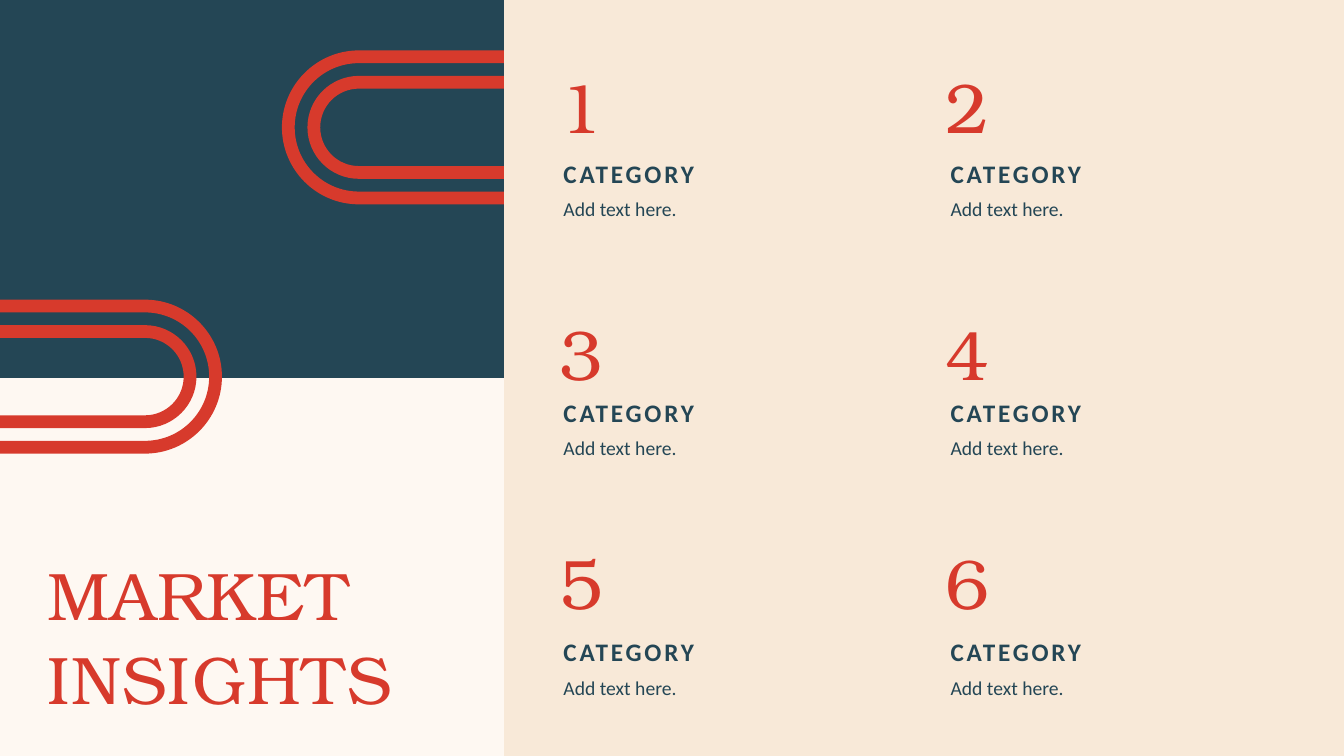
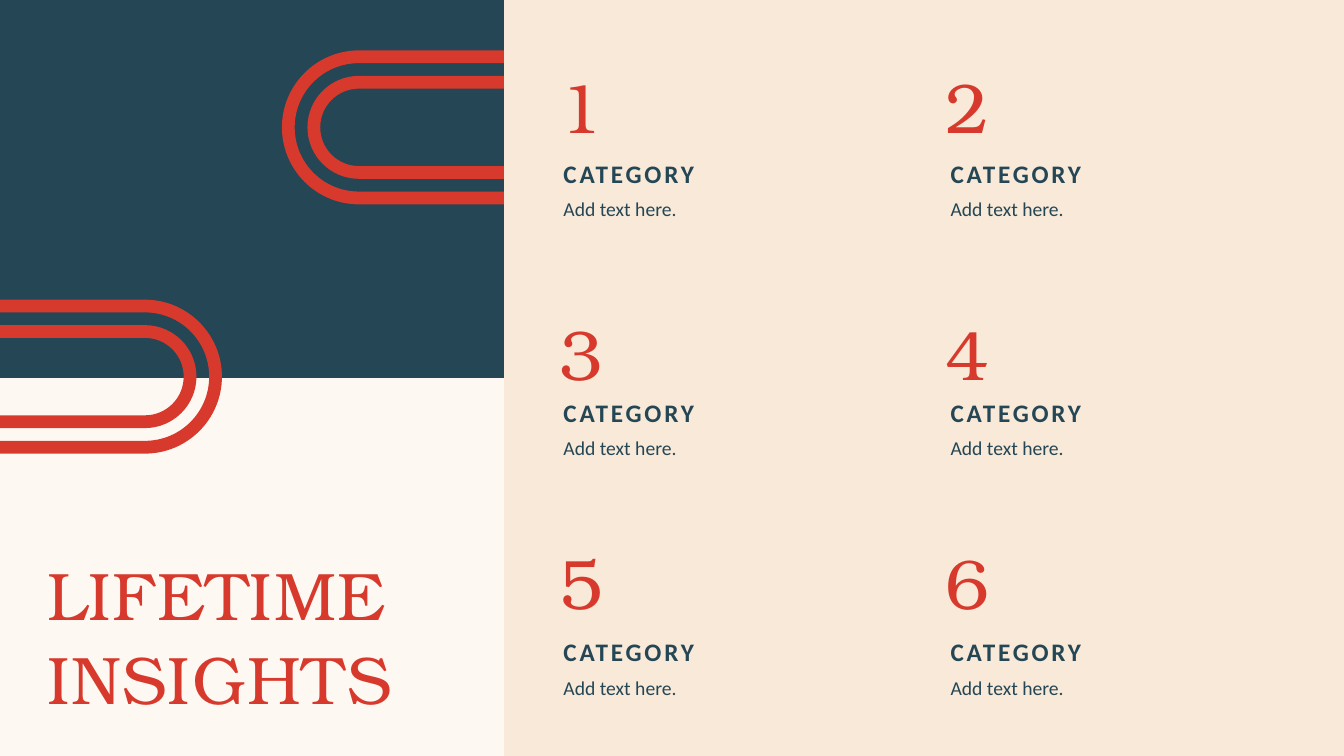
Before and after one commit to valeriemagalong/Northwind-Business-Analysis, a slide deck: slide 16 of northwind_business_presentation.pptx (slide 14 before the commit). Drawn at 1344x756 pixels with LibreOffice and Linux fonts; fonts in the diff are those of the drawing. Boxes give left, top, right and bottom in pixels: in the first picture for what was removed or moved away, otherwise in the second. Text is boxed around its words. In the diff, an @@ line names an element or a change of style, - is before the commit and + after.

Commit message:
Analyze lifetime revenue by product category and add graph to PowerPoint

```diff
--- a/northwind_business_presentation.pptx
+++ b/northwind_business_presentation.pptx
@@ title at box(47, 574, 392, 705): text changed @@
-MARKET INSIGHTS
+LIFETIME INSIGHTS
```
Also in this commit, not shown: 3 other slides changed, 2 slides added, 1 slide removed, 1 other file.
